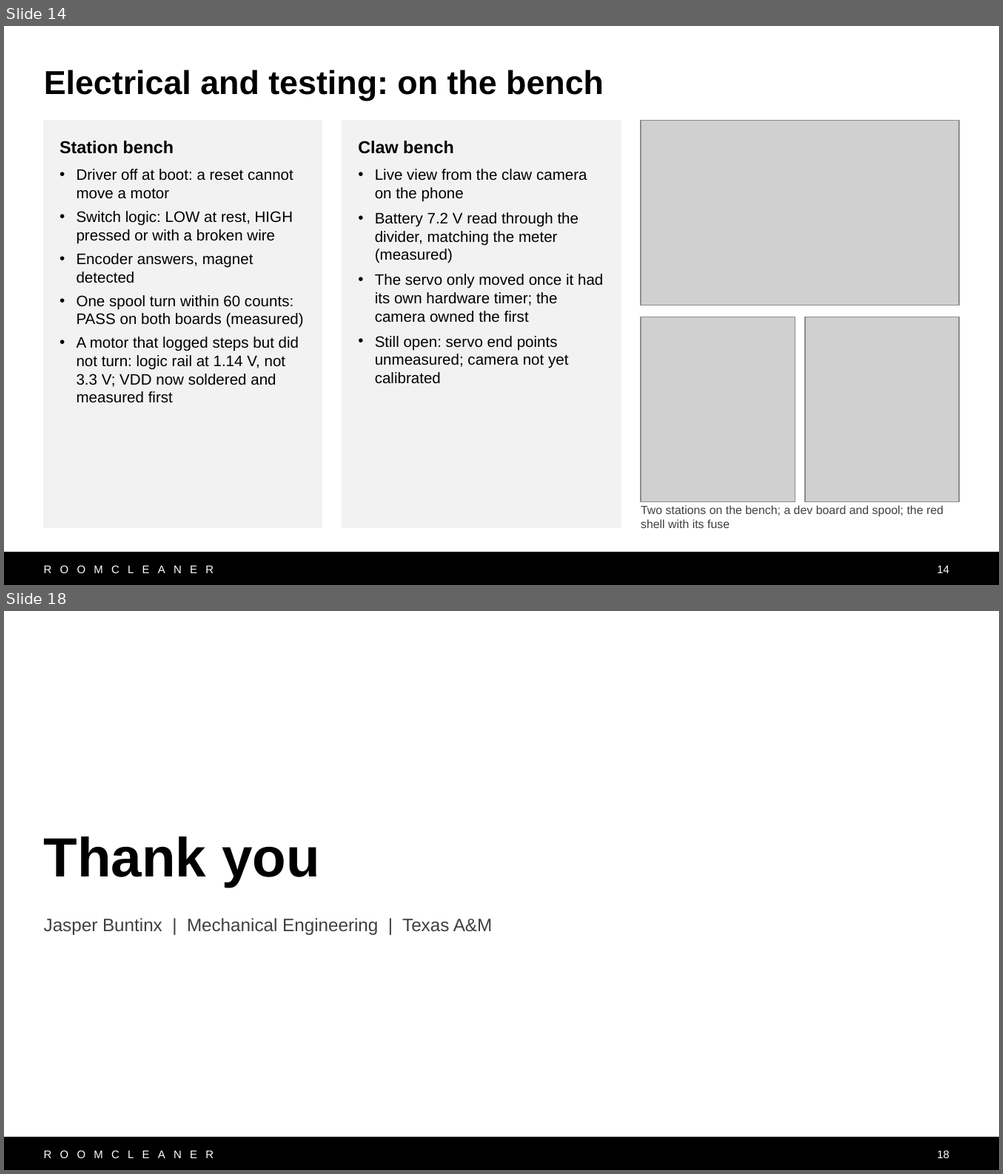
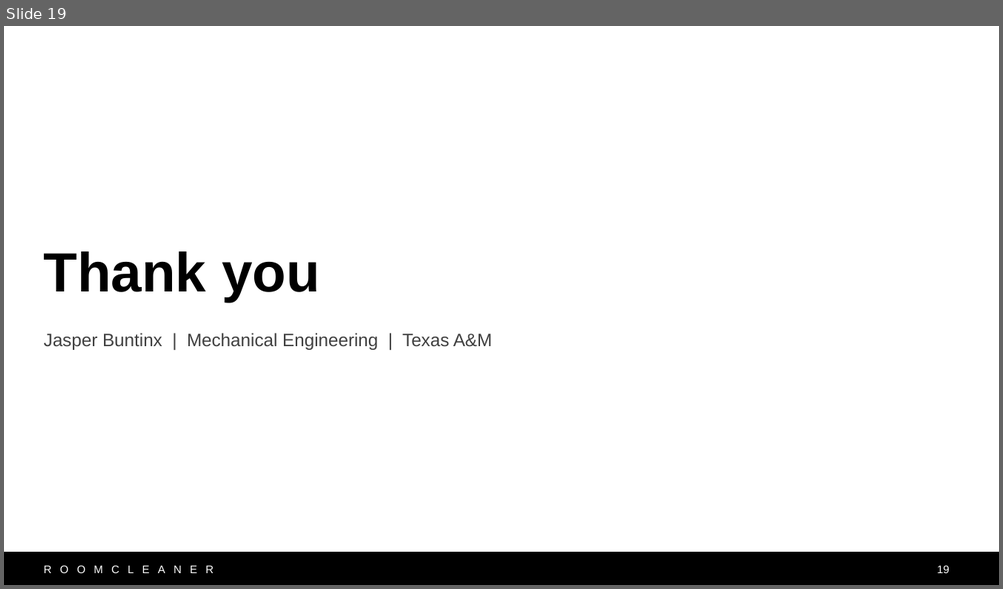
Before and after one commit to Jaspario1199/RoomCleaner, a slide deck: docs/presentation/deck_v10/RoomCleaner_Buntinx_v10.pptx. Shown one above the other, each under a label of ours: slides 14 and 18 before the commit, slide 19 after it; the slides between them are not shown. The pictures are 1003x1174 and 1003x589 pixels, drawn with LibreOffice and Linux fonts; fonts in the diff are those of the drawing; grey boxes stand for pictures. Boxes give left, top, right and bottom in pixels: in the first picture for what was removed or moved away, otherwise in the second. Text is boxed around its words. In the diff, an @@ line names an element or a change of style, - is before the commit and + after.

```diff
--- a/docs/presentation/deck_v10/RoomCleaner_Buntinx_v10.pptx
+++ b/docs/presentation/deck_v10/RoomCleaner_Buntinx_v10.pptx
@@ slide 14 removed at bbox=[4, 26, 999, 585], background #FFFFFF; not listed: 2 template elements that a slide beside it also shows @@
@@ title removed at bbox=[44, 70, 603, 101] @@
-Electrical and testing: on the bench
@@ rectangle removed at bbox=[44, 121, 322, 528] @@
-Station bench
-• Driver off at boot: a reset cannot move a motor
-• Switch logic: LOW at rest, HIGH pressed or with a broken wire
-• Encoder answers, magnet detected
-• One spool turn within 60 counts: PASS on both boards (measured)
-• A motor that logged steps but did not turn: logic rail at 1.14 V, not 3.3 V; VDD now soldered and measured first
@@ rectangle removed at bbox=[342, 121, 620, 528] @@
-Claw bench
-• Live view from the claw camera on the phone
-• Battery 7.2 V read through the divider, matching the meter (measured)
-• The servo only moved once it had its own hardware timer; the camera owned the first
-• Still open: servo end points unmeasured; camera not yet calibrated
@@ picture removed at bbox=[640, 121, 959, 306] @@
@@ picture removed at bbox=[640, 318, 794, 503] @@
@@ picture removed at bbox=[805, 318, 959, 503] @@
@@ text removed at bbox=[640, 506, 943, 528] @@
-Two stations on the bench; a dev board and spool; the red shell with its fuse
@@ page number removed at bbox=[936, 565, 949, 574] @@
-14
@@ what was slide 18 is now slide 19 @@
@@ page number at bbox=[936, 565, 949, 574]: text changed @@
-18
+19
```
Also in this commit, not shown: 10 slides changed, 3 slides added, 1 other slide removed, 9 other files.
